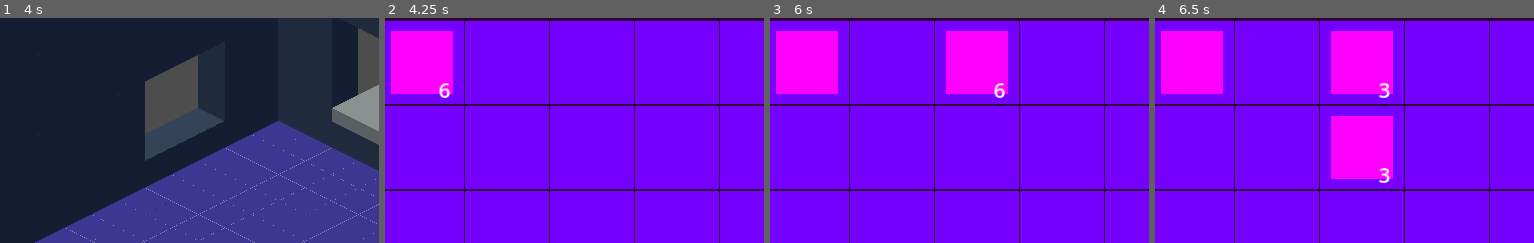
Above: before the commit, frames 1-4 (left to right).
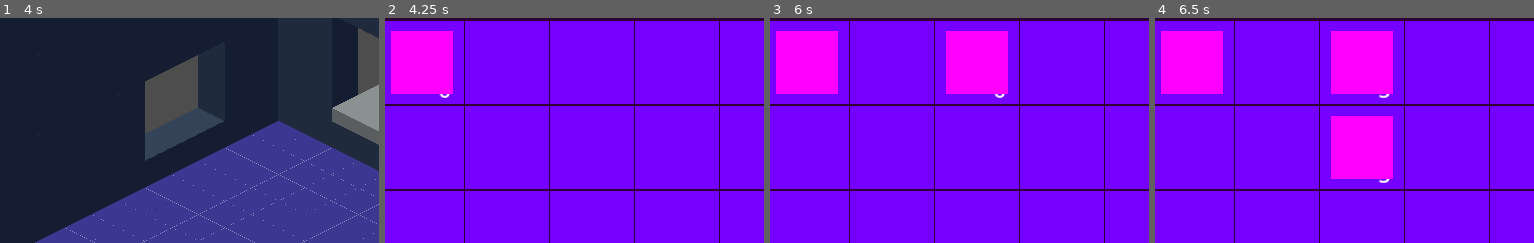
Above: after the commit, the same moments.

Repository: kaelynfmp/HearthLight
Game: Godot game, scene res://scenes/room.tscn
Two runs of this game, one before a commit and one after it. Both use one fixed random seed, a clock stepped at 60 frames per second and the inputs below.
Inputs (mouse positions are % of the whole screen's width and height, from its top left):
- Up to frame 1 (4 s): tap Enter (ui_accept) at 0.5, 1.25, 2, 2.75, 3.5, 3.77 s; drag from (58, 59) to (63, 28) at 0.52 s; drag from (10, 2) to (47, 70) at 1.27 s; move the mouse to (63, 28) at 2.02 s; hold D (move_right) 2.03-2.75 s; hold Shift (modifier) 2.03-2.75 s; drag from (47, 70) to (21, 35) at 2.77 s; move the mouse to (84, 65) at 3.52 s; hold A (move_left) from 3.53 s (still down); hold Shift (modifier) from 3.53 s (still down)
- Up to frame 2 (4.25 s): keep holding A (move_left); keep holding Shift (modifier); tap E (inventory) at 4.15 s
- Up to frame 3 (6 s): release A (move_left) at 4.25 s; release Shift (modifier) at 4.25 s; drag from (14, 31) to (37, 25) at 4.27 s; tap Enter (ui_accept) at 5 s; move the mouse to (25, 31) at 5.02 s; hold S (move_down) 5.03-5.75 s; hold Shift (modifier) 5.03-5.75 s; click (25, 31) at 5.17 s; drag from (36, 31) to (32, 55) at 5.77 s
- Up to frame 4 (6.5 s): no input
The pictures show only the part of the screen within x 9-59%, y 21-71%; the shares and areas given below are measured in that part.

Frame 1 is identical in both runs. In frame 2, 0.1% of the frame differs, in the area x 14-18%, y 28-34%; in frame 3, 0.1%; in frame 4, 0.2%, in the area x 59-63%, y 28-72%.

Commit message:
fix: gadget image now updates in recipe tree

Diff:
--- a/resources/gadgets/wheel.tres
+++ b/resources/gadgets/wheel.tres
@@ -1,17 +1,16 @@
-[gd_resource type="Resource" script_class="Gadget" load_steps=13 format=3 uid="uid://b1benml8tln26"]
+[gd_resource type="Resource" script_class="Gadget" load_steps=11 format=3 uid="uid://b1benml8tln26"]
 
 [ext_resource type="Script" path="res://scripts/resources/inventory.gd" id="1_8iuif"]
 [ext_resource type="AudioStream" uid="uid://d0txcb8yp7k8u" path="res://resources/audio/Gadgets/prim loom ambient.mp3" id="1_s04f2"]
 [ext_resource type="Script" path="res://scripts/resources/gadget.gd" id="1_s808j"]
 [ext_resource type="Script" path="res://scripts/resources/slot.gd" id="2_myy7m"]
 [ext_resource type="Script" path="res://scripts/resources/item.gd" id="3_cf36v"]
-[ext_resource type="Resource" uid="uid://c82decsqfayei" path="res://resources/items/cotton.tres" id="4_i0n88"]
 [ext_resource type="Texture2D" uid="uid://cwi4fc6b360oh" path="res://resources/sprites/sewing_machine.png" id="6_ge5ii"]
 
 [sub_resource type="Resource" id="Resource_mns7h"]
 script = ExtResource("2_myy7m")
 locked = false
-item_filter = Array[ExtResource("3_cf36v")]([ExtResource("4_i0n88")])
+item_filter = Array[ExtResource("3_cf36v")]([])
 bypass_stack = false
 quantity = 0
 
@@ -26,15 +25,13 @@
 script = ExtResource("1_8iuif")
 slots = Array[ExtResource("2_myy7m")]([SubResource("Resource_mns7h"), SubResource("Resource_7k3h2")])
 
-[sub_resource type="PlaceholderTexture2D" id="PlaceholderTexture2D_kvee4"]
-
-[sub_resource type="Resource" id="Resource_5y10s"]
+[sub_resource type="Resource" id="Resource_sgo1y"]
 script = ExtResource("3_cf36v")
-texture = SubResource("PlaceholderTexture2D_kvee4")
-name = "Spinning Wheel"
-description = "The Item form of Spinning Wheel for inventory stuff."
+texture = ExtResource("6_ge5ii")
+name = ""
+description = ""
 max_stack = 100
-price = 100
+price = 0
 
 [resource]
 script = ExtResource("1_s808j")
@@ -42,7 +39,7 @@
 name = "Spinning Wheel"
 gadget_age = "Primitive"
 description = "This is a Spinning Wheel"
-item = SubResource("Resource_5y10s")
+item = SubResource("Resource_sgo1y")
 inventory = SubResource("Resource_btxp5")
 produces = true
 inputs = 1
--- a/resources/recipes/fabric_recipe.tres
+++ b/resources/recipes/fabric_recipe.tres
@@ -1,31 +1,27 @@
-[gd_resource type="Resource" script_class="Recipe" load_steps=9 format=3 uid="uid://drnnbha7vb1ho"]
+[gd_resource type="Resource" script_class="Recipe" load_steps=7 format=3 uid="uid://drnnbha7vb1ho"]
 
 [ext_resource type="Resource" uid="uid://b1benml8tln26" path="res://resources/gadgets/wheel.tres" id="1_2lm18"]
 [ext_resource type="Script" path="res://scripts/resources/recipe.gd" id="2_l4tvo"]
 [ext_resource type="Script" path="res://scripts/resources/slot.gd" id="2_srkqm"]
-[ext_resource type="Resource" uid="uid://c82decsqfayei" path="res://resources/items/cotton.tres" id="3_2g5it"]
 [ext_resource type="Script" path="res://scripts/resources/item.gd" id="3_frhr7"]
-[ext_resource type="Resource" uid="uid://cmrx5n40guwlg" path="res://resources/items/fabric.tres" id="4_v5rwo"]
 
-[sub_resource type="Resource" id="Resource_ucxd5"]
+[sub_resource type="Resource" id="Resource_7j518"]
 script = ExtResource("2_srkqm")
-item = ExtResource("3_2g5it")
 locked = false
 item_filter = Array[ExtResource("3_frhr7")]([])
 bypass_stack = false
-quantity = 1
+quantity = 0
 
-[sub_resource type="Resource" id="Resource_0j1k4"]
+[sub_resource type="Resource" id="Resource_4r5em"]
 script = ExtResource("2_srkqm")
-item = ExtResource("4_v5rwo")
 locked = false
 item_filter = Array[ExtResource("3_frhr7")]([])
 bypass_stack = false
-quantity = 1
+quantity = 0
 
 [resource]
 script = ExtResource("2_l4tvo")
 gadget = ExtResource("1_2lm18")
-inputs = Array[ExtResource("2_srkqm")]([SubResource("Resource_ucxd5")])
-outputs = Array[ExtResource("2_srkqm")]([SubResource("Resource_0j1k4")])
+inputs = Array[ExtResource("2_srkqm")]([SubResource("Resource_7j518")])
+outputs = Array[ExtResource("2_srkqm")]([SubResource("Resource_4r5em")])
 processing_multiplier = 1.0
--- a/scenes/inventory/slot.tscn
+++ b/scenes/inventory/slot.tscn
@@ -33,6 +33,8 @@
 mouse_filter = 2
 
 [node name="Item" type="Sprite2D" parent="SlotPanel/ItemContainer/ItemPanel"]
+z_index = 5
+z_as_relative = false
 
 [node name="Stack" type="Label" parent="SlotPanel"]
 visible = false
--- a/scripts/gui/inventory/slot.gd
+++ b/scripts/gui/inventory/slot.gd
@@ -18,7 +18,7 @@
 			stack_number.visible = false
 		else:
 			item_sprite.visible = true
-			item_sprite.texture = slot.item.texture
+			item_sprite.set_texture(slot.item.texture)
 			if slot.quantity > 1:
 				stack_number.visible = true
 				stack_number.text = str(slot.quantity)
--- a/scripts/resources/gadget.gd
+++ b/scripts/resources/gadget.gd
@@ -1,3 +1,4 @@
+@tool
 @icon("res://resources/resource-icons/gadget.svg")
 
 class_name Gadget
@@ -15,7 +16,19 @@
 
 @export_category("Properties")
 ## Item corresponding to the gadget for inventory usage
-@export var item: Item
+var prev_item_texture
+@export var item: Item:
+	get():
+		if Engine.is_editor_hint():
+			if item != null:
+				if item.texture != null:
+					if item.texture != prev_item_texture:
+						item.changed.emit()
+						prev_item_texture = item.texture
+				elif prev_item_texture != null:
+					item.changed.emit()
+					prev_item_texture = null
+		return item
 ## Inventory that belongs to the gadget
 @export var inventory: Inventory
 ## Whether or not this gadget can have recipes
@@ -35,7 +48,7 @@
 
 func _init(p_texture: Texture2D = null, p_name: String = "", p_description: String = "", p_item: Item = null, \
 		   p_inventory: Inventory = null, p_produces: bool = false, p_inputs: int = 0, p_outputs: int = 0, \
-		   p_process_time: float = 0.0, start_sound: AudioStream = null, ambient_sound: AudioStream = null, stop_sound: AudioStream = null):
+		   p_process_time: float = 0.0, p_start_sound: AudioStream = null, p_ambient_sound: AudioStream = null, p_stop_sound: AudioStream = null):
 	texture = p_texture
 	name = p_name
 	description = p_description
@@ -45,6 +58,6 @@
 	inputs = p_inputs
 	outputs = p_outputs
 	process_time = p_process_time
-	start_sound = start_sound
-	ambient_sound = ambient_sound
-	stop_sound = stop_sound
+	start_sound = p_start_sound
+	ambient_sound = p_ambient_sound
+	stop_sound = p_stop_sound
--- a/scripts/resources/slot.gd
+++ b/scripts/resources/slot.gd
@@ -9,9 +9,13 @@
 ## The [Item] that this slot represents. Can have multiple.
 @export var item: Item :
 	get:
+		if Engine.is_editor_hint() and item != null:
+			if !item.changed.is_connected(item_changed):
+				item.changed.connect(item_changed)
 		if item != null and item.max_stack != prev_max_stack:
 			notify_property_list_changed()
 			prev_max_stack = item.max_stack
+			changed.emit()
 		return item
 	set(value):
 		item = value
@@ -101,3 +105,6 @@
 	if check_item != null:
 		return (check_item not in item_filter)
 	return true
+
+func item_changed():
+	changed.emit()
Not shown, changed: addons/recipe_tree/gadget_node.gd
Not shown, changed: addons/recipe_tree/gadget_popup.tscn
Not shown, changed: addons/recipe_tree/item_node.gd
Not shown, changed: addons/recipe_tree/item_popup.tscn
Not shown, changed: addons/recipe_tree/recipe_popup.tscn
Not shown, changed: addons/recipe_tree/recipe_tree_properties.tres
Not shown: 1 places in scenes/room.tscn that only renumber resources
